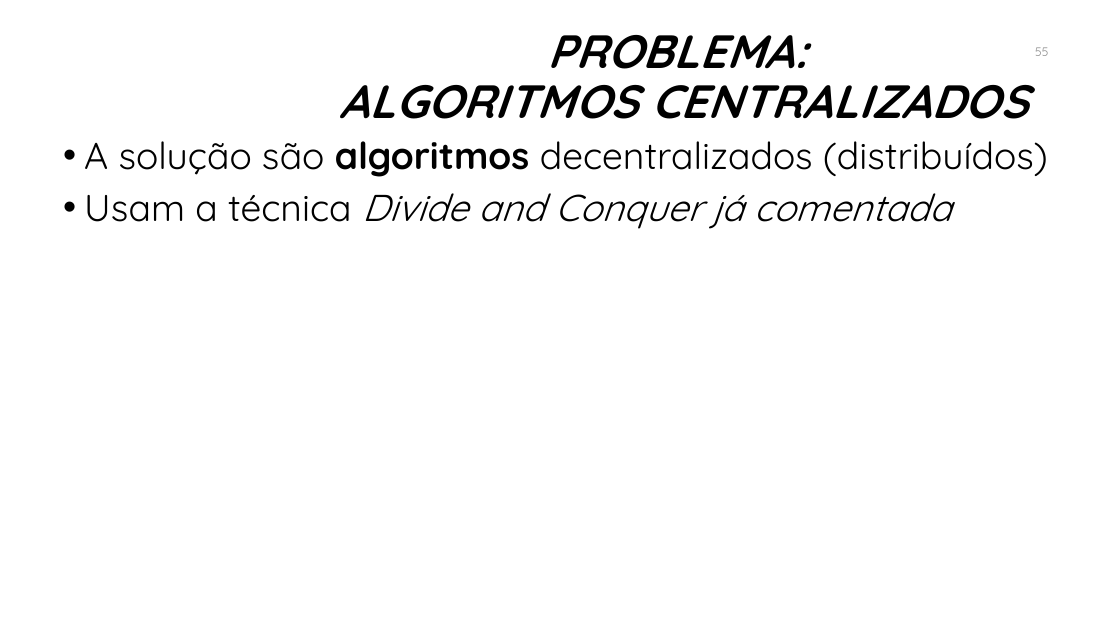
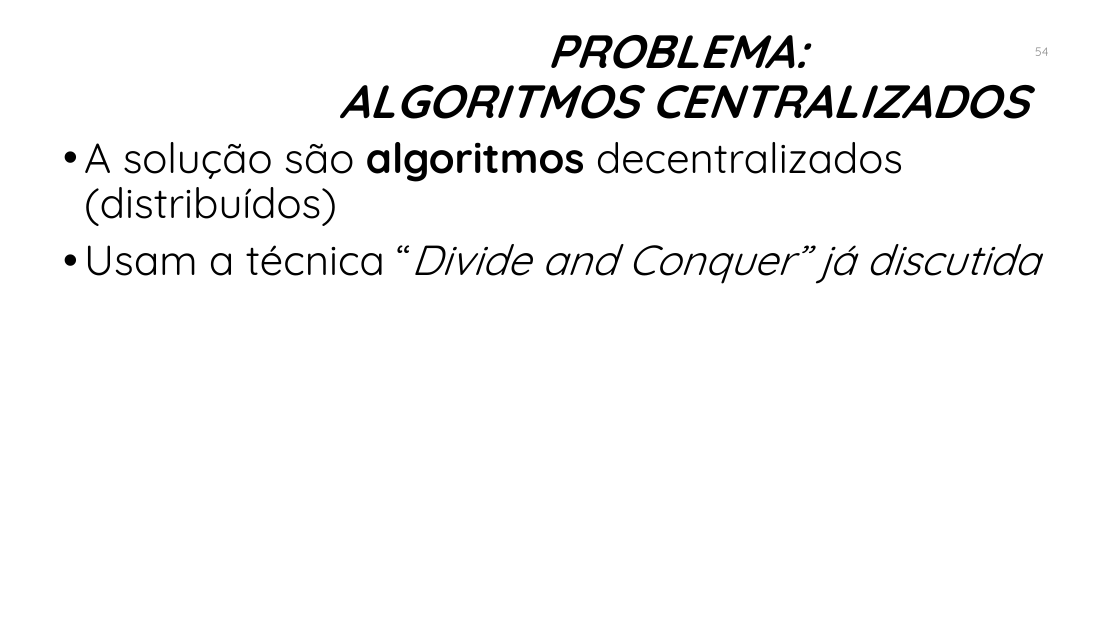
Before and after one commit to manoelcampos/sistemas-distribuidos, a slide deck: slide 54 of introducao-sd.pptx (slide 55 before the commit). Drawn at 1120x630 pixels with LibreOffice and Linux fonts; fonts in the diff are those of the drawing; background and template pictures are left out. Boxes give left, top, right and bottom in pixels: in the first picture for what was removed or moved away, otherwise in the second. Text is boxed around its words. In the diff, an @@ line names an element or a change of style, - is before the commit and + after.

```diff
--- a/introducao-sd.pptx
+++ b/introducao-sd.pptx
@@ page number at [1035, 47, 1048, 56]: text changed @@
-55
+54
@@ text at [84, 142, 903, 226]: size 32 to 36 pt in "A solução são algoritmos decentralizados (distribuídos)" @@
@@ text at [84, 244, 1039, 284]: text changed; size 32 to 36 pt @@
-• Usam a técnica Divide and Conquer já comentada
+• Usam a técnica “Divide and Conquer” já discutida
```
Also in this commit, not shown: 43 other slides changed, 7 slides added, 1 slide removed, 8 other files.
